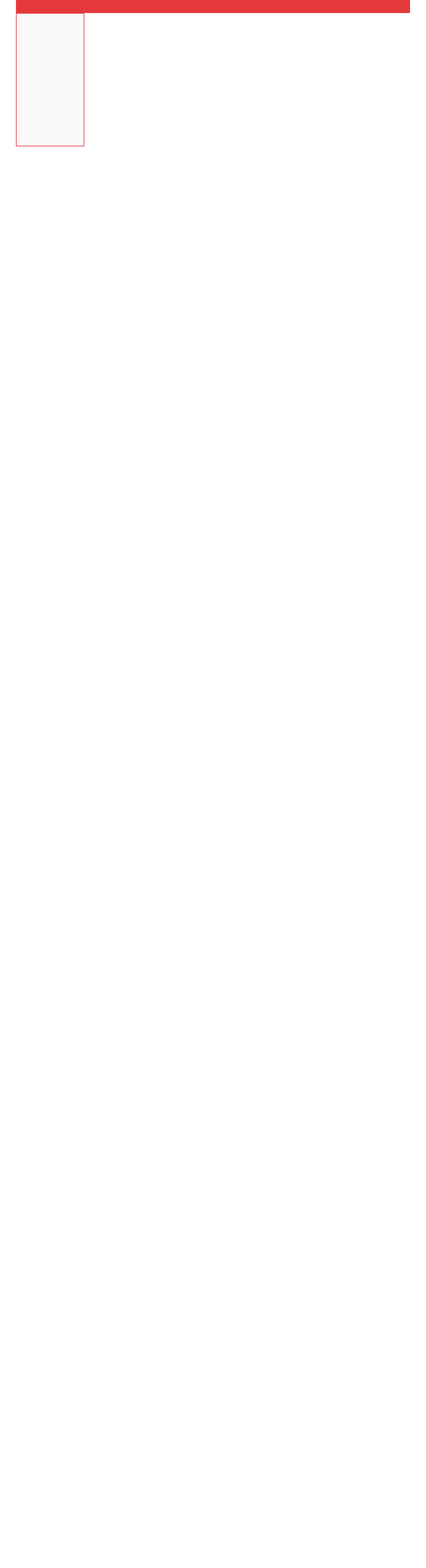
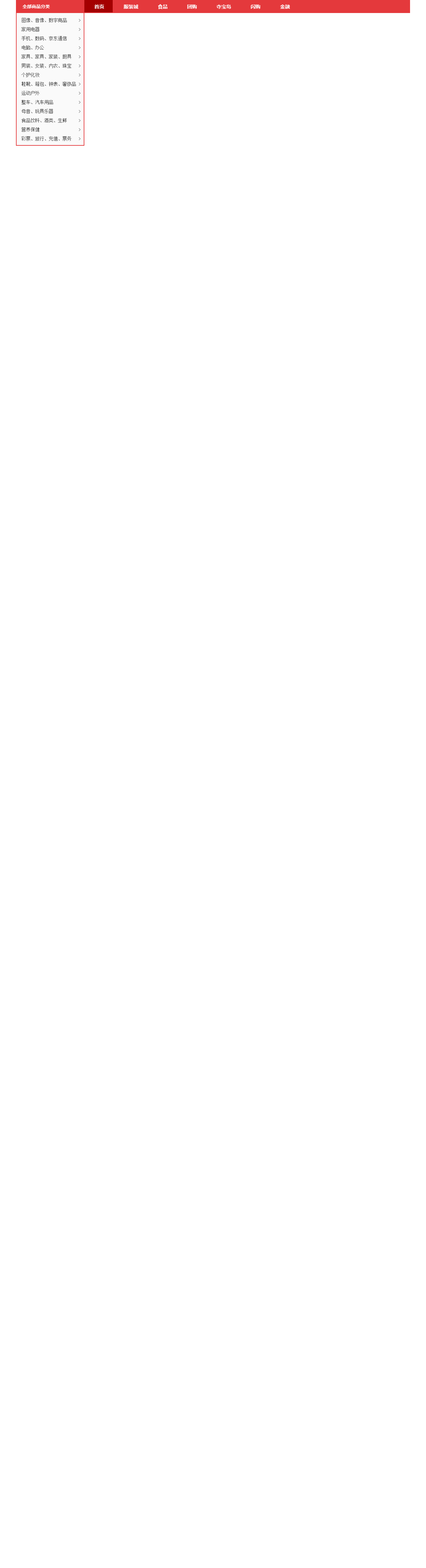
Comparing the layer stacks of the two (426, 1568) images. Changes:
added group "arrow" with 14 layers above "导航文字" over [78, 18, 81, 141]
added group "导航文字" with 3 layers above "垂直导航" over [21, 4, 290, 141]
added layer "全部商品分类" in group "导航文字" over [22, 4, 50, 9]
added layer "图像、音像、数字商品 家用电器 手机、数码、京东通信 电脑、办公 家具、家具、家装、厨具 男装、女装、内衣、珠宝 个护化妆 鞋" in group "导航文字" over [21, 17, 76, 141]
added layer "首页 服装城 食品 团购 夺宝岛" in group "导航文字" over [94, 4, 290, 10]
renamed "矩形 2" to "垂直导航", painted on it over [15, 13, 85, 147]
added layer "下拉导航选中" above "下拉导航" over [84, 0, 113, 13]
